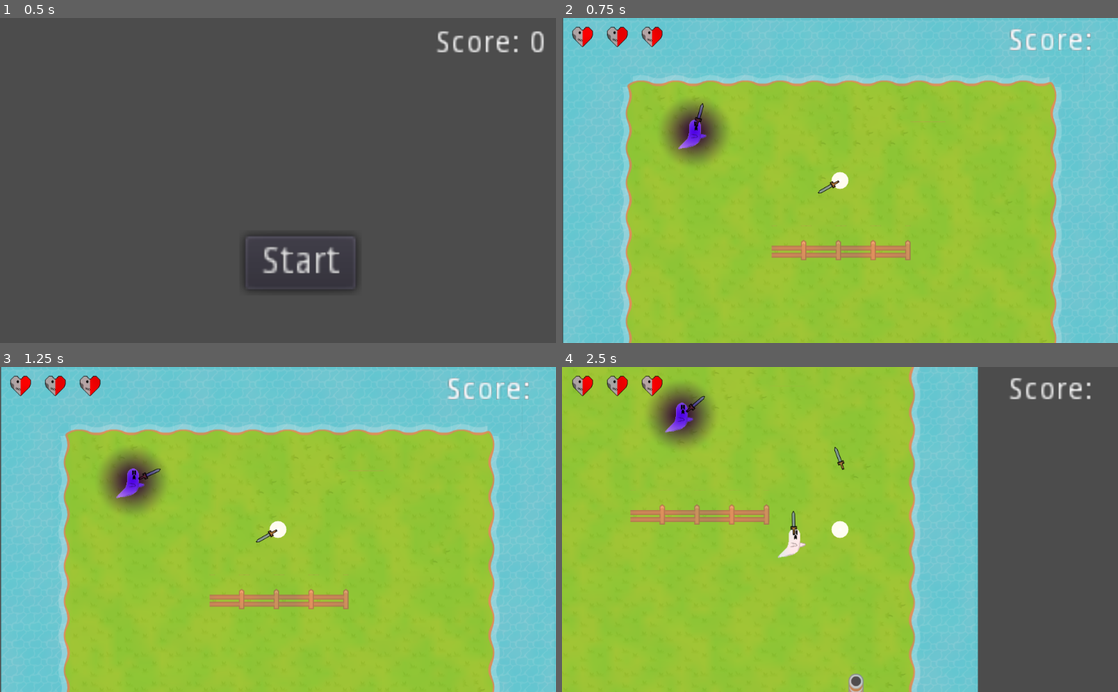
Above: before the commit, frames 1-4 (two rows, left to right).
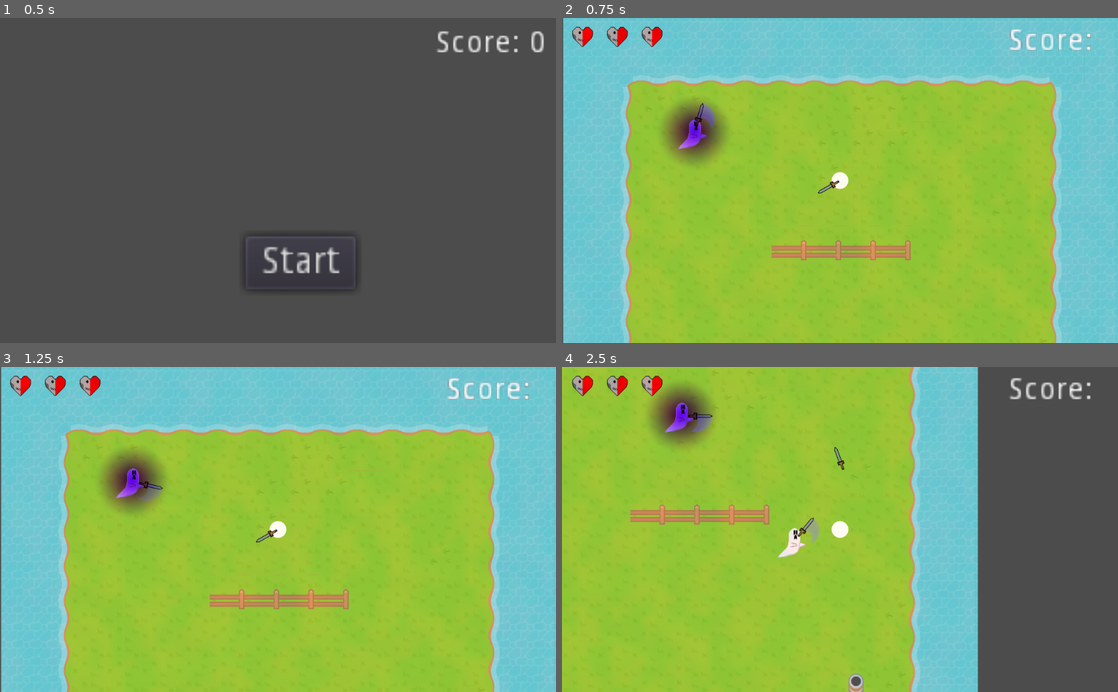
Above: after the commit, the same moments.

Repository: Abeardevil/half-dead-prince
Game: Godot game, scene res://src/levels/Level.tscn
Same seed, same stepped clock (60 frames per second), same inputs: the game is played once before the commit and once after it.
Inputs (mouse positions are in pixels of both pictures, inside the frame that each line leads up to):
- Up to frame 1 (0.5 s): no input
- Up to frame 2 (0.75 s): click "Start" at 0.5 s
- Up to frame 3 (1.25 s): no input
- Up to frame 4 (2.5 s): move the mouse to (962, 513) at 1.27 s; hold D (move_right) 1.28-2.03 s; click (962, 513) at 1.35 s; move the mouse to (728, 545) at 2.02 s; hold S (move_down) from 2.03 s (still down); tap Q (drop) at 2.1 s

Frame 1 is identical in both runs. In frame 2, 0.1% of the frame differs, in the area x 22-28%, y 26-39%; in frame 3, 0.2%; in frame 4, 0.4%, in the area x 22-47%, y 8-55%.

Commit message:
Tried fixing some slepy code and added a swipe animation

Diff:
--- a/src/actors/Actor.gd
+++ b/src/actors/Actor.gd
@@ -51,11 +51,10 @@
 
 func point_weapon():
 	if is_instance_valid(current_weapon):
-		var finalPos := Vector2.ZERO
+		var final_pos = Vector2.ZERO
 		var weapon_rotation = face_angle + (current_weapon.weapon_angle) * PI / 180
-		finalPos.x = cos(weapon_rotation) * arm_length
-		finalPos.y = sin(weapon_rotation) * arm_length
-		current_weapon.set_position(finalPos)
+		final_pos = Vector2(cos(weapon_rotation), sin(weapon_rotation)) * arm_length
+		current_weapon.set_position(final_pos)
 		current_weapon.rotation = weapon_rotation
 
 func pick_up_weapon(new_weapon : Weapon):
@@ -101,9 +100,11 @@
 	pass
 
 func take_damage():
-	print(heart_cnt)
 	heart_cnt -= 1
-	if heart_cnt <= 0:
+	if heart_cnt == 0:
+		current_weapon.visible = false
+		set_process(false)
+		set_physics_process(false)
 		if is_instance_valid($AnimationPlayer):
 			$AnimationPlayer.play("Death Poof")
 			yield($AnimationPlayer, "animation_finished")
--- a/src/actors/Player.gd
+++ b/src/actors/Player.gd
@@ -10,8 +10,6 @@
 signal player_shifting
 
 var use_boost := false
-var cut_off_velocity = 10
-var friction = 1
 
 func _ready():
 	pass
@@ -49,7 +47,7 @@
 	return Vector2(
 		Input.get_action_strength("move_right") - Input.get_action_strength("move_left"),
 		Input.get_action_strength("move_down") - Input.get_action_strength("move_up")
-	)
+	).normalized()
 
 func calculate_movement_velocity() -> Vector2:
 	var totalSpeed = speed * boost_percent / 100 if use_boost else speed
@@ -71,15 +69,5 @@
 		$Camera2D.zoom.x += zoom_amount
 		$Camera2D.zoom.y += zoom_amount
 
-func take_damage():
-	print(heart_cnt)
-	heart_cnt -= 1
-	if heart_cnt <= 0:
-		if is_instance_valid($AnimationPlayer):
-			$AnimationPlayer.play("Death Poof")
-			yield($AnimationPlayer, "animation_finished")
-		queue_free()
-	pass
-
 func _exit_tree():
 	Globals.game_running = false
--- a/src/actors/Wisp.gd
+++ b/src/actors/Wisp.gd
@@ -34,13 +34,8 @@
 	pass
 
 func take_damage():
-	print(heart_cnt)
-	heart_cnt -= 1
-	if heart_cnt <= 0:
+	.take_damage()
+	if heart_cnt == 0:
 		Globals.player_score += 1
-		Globals.spawn_new_wisp()
-		if is_instance_valid($AnimationPlayer):
-			$AnimationPlayer.play("Death Poof")
-			yield($AnimationPlayer, "animation_finished")
-		queue_free()
-	pass
+		if heart_cnt == 0:
+			Globals.spawn_new_wisp()
--- a/src/animations/sword_swing.tres
+++ b/src/animations/sword_swing.tres
@@ -1,4 +1,6 @@
-[gd_resource type="Animation" format=2]
+[gd_resource type="Animation" load_steps=2 format=2]
+
+[ext_resource path="res://assets/weapons/Swoosh.wav" type="AudioStream" id=1]
 
 [resource]
 resource_name = "Swing"
@@ -11,7 +13,7 @@
 tracks/0/imported = false
 tracks/0/enabled = true
 tracks/0/keys = {
-"times": PoolRealArray( 0, 0.1 ),
+"times": PoolRealArray( 0, 0.16 ),
 "transitions": PoolRealArray( 1, 1 ),
 "update": 0,
 "values": [ 75.0, -75.0 ]
@@ -23,8 +25,46 @@
 tracks/1/imported = false
 tracks/1/enabled = true
 tracks/1/keys = {
-"times": PoolRealArray( 0, 0.1 ),
+"times": PoolRealArray( 0, 0.16 ),
 "transitions": PoolRealArray( 1, 1 ),
 "update": 1,
 "values": [ true, false ]
 }
+tracks/2/type = "audio"
+tracks/2/path = NodePath("AudioStreamPlayer")
+tracks/2/interp = 1
+tracks/2/loop_wrap = true
+tracks/2/imported = false
+tracks/2/enabled = true
+tracks/2/keys = {
+"clips": [ {
+"end_offset": 0.0,
+"start_offset": 0.0,
+"stream": ExtResource( 1 )
+} ],
+"times": PoolRealArray( 0.04 )
+}
+tracks/3/type = "value"
+tracks/3/path = NodePath(".:rotation_degrees")
+tracks/3/interp = 1
+tracks/3/loop_wrap = true
+tracks/3/imported = false
+tracks/3/enabled = true
+tracks/3/keys = {
+"times": PoolRealArray( 0, 0.16, 0.6 ),
+"transitions": PoolRealArray( 1, 1, 1 ),
+"update": 0,
+"values": [ 75.0, -75.0, 0.0 ]
+}
+tracks/4/type = "value"
+tracks/4/path = NodePath("Sword_Swipe:modulate")
+tracks/4/interp = 1
+tracks/4/loop_wrap = true
+tracks/4/imported = false
+tracks/4/enabled = true
+tracks/4/keys = {
+"times": PoolRealArray( 0, 0.16, 0.32 ),
+"transitions": PoolRealArray( 1, 1, 1 ),
+"update": 0,
+"values": [ Color( 0.533333, 0.643137, 0.592157, 0 ), Color( 0.533333, 0.643137, 0.592157, 1 ), Color( 0.533333, 0.643137, 0.592157, 0 ) ]
+}
--- a/src/levels/Level.gd
+++ b/src/levels/Level.gd
@@ -21,6 +21,5 @@
 	elif !Globals.game_running && !$Button.visible:
 		$Button.visible = true
 		$ScoreDisplay.visible = true
-
 		game_instance.queue_free()
 	pass
--- /dev/null
+++ b/src/ui/Main_Menu.tscn
@@ -0,0 +1,69 @@
+[gd_scene load_steps=2 format=2]
+
+[sub_resource type="StyleBoxFlat" id=1]
+
+[node name="Main_Menu" type="CenterContainer"]
+anchor_right = 1.0
+anchor_bottom = 1.0
+grow_horizontal = 2
+grow_vertical = 2
+__meta__ = {
+"_edit_use_anchors_": false
+}
+
+[node name="Camera2D" type="Camera2D" parent="."]
+position = Vector2( 511.994, 299.961 )
+
+[node name="PanelContainer" type="PanelContainer" parent="."]
+margin_left = 488.0
+margin_top = 250.0
+margin_right = 535.0
+margin_bottom = 350.0
+grow_horizontal = 2
+grow_vertical = 2
+custom_styles/panel = SubResource( 1 )
+
+[node name="ButtonContainer" type="VBoxContainer" parent="PanelContainer"]
+margin_right = 47.0
+margin_bottom = 100.0
+custom_constants/separation = 20
+alignment = 1
+__meta__ = {
+"_edit_use_anchors_": false
+}
+
+[node name="CenterContainer" type="CenterContainer" parent="PanelContainer/ButtonContainer"]
+margin_right = 47.0
+margin_bottom = 20.0
+
+[node name="MarginContainer" type="MarginContainer" parent="PanelContainer/ButtonContainer/CenterContainer"]
+margin_right = 47.0
+margin_bottom = 20.0
+
+[node name="Button" type="Button" parent="PanelContainer/ButtonContainer/CenterContainer/MarginContainer"]
+margin_right = 47.0
+margin_bottom = 20.0
+text = "Start?"
+__meta__ = {
+"_edit_use_anchors_": false
+}
+
+[node name="CenterContainer2" type="CenterContainer" parent="PanelContainer/ButtonContainer"]
+margin_top = 40.0
+margin_right = 47.0
+margin_bottom = 60.0
+
+[node name="Button" type="Button" parent="PanelContainer/ButtonContainer/CenterContainer2"]
+margin_right = 47.0
+margin_bottom = 20.0
+text = "Start?"
+
+[node name="CenterContainer3" type="CenterContainer" parent="PanelContainer/ButtonContainer"]
+margin_top = 80.0
+margin_right = 47.0
+margin_bottom = 100.0
+
+[node name="Button" type="Button" parent="PanelContainer/ButtonContainer/CenterContainer3"]
+margin_right = 47.0
+margin_bottom = 20.0
+text = "Start?"
--- a/src/weapons/Sword.tscn
+++ b/src/weapons/Sword.tscn
@@ -1,8 +1,10 @@
-[gd_scene load_steps=4 format=2]
+[gd_scene load_steps=6 format=2]
 
 [ext_resource path="res://src/weapons/Sword.gd" type="Script" id=1]
 [ext_resource path="res://assets/weapons/sword.png" type="Texture" id=2]
 [ext_resource path="res://src/animations/sword_swing.tres" type="Animation" id=3]
+[ext_resource path="res://assets/weapons/Swoosh.wav" type="AudioStream" id=4]
+[ext_resource path="res://assets/weapons/Sword_Swipe.png" type="Texture" id=5]
 
 [node name="Sword" type="Area2D" groups=[
 "weapon",
@@ -12,15 +14,20 @@
 collision_mask = 0
 script = ExtResource( 1 )
 angle_to_side = 75.0
-weapon_angle = 15.0
+weapon_angle = -75.0
 impact = 100.0
-has_hit_box = true
 
 [node name="CollisionPolygon2D" type="CollisionPolygon2D" parent="."]
 position = Vector2( -7.21434, 0.0609607 )
 rotation = 1.5708
 scale = Vector2( 0.106915, -0.158501 )
 polygon = PoolVector2Array( -18.8625, 34.322, -17.5999, 183.26, -0.344378, 204.825, 20.2782, 185.127, 19.4364, 32.983 )
+
+[node name="Sword_Swipe" type="Sprite" parent="."]
+modulate = Color( 0.533333, 0.643137, 0.592157, 0 )
+position = Vector2( 15.25, 27.25 )
+rotation = 1.5708
+texture = ExtResource( 5 )
 
 [node name="sword" type="Sprite" parent="."]
 position = Vector2( 2.39455, -1.00655 )
@@ -30,3 +37,7 @@
 
 [node name="AnimationPlayer" type="AnimationPlayer" parent="."]
 anims/Swing = ExtResource( 3 )
+
+[node name="AudioStreamPlayer" type="AudioStreamPlayer" parent="."]
+stream = ExtResource( 4 )
+volume_db = -15.0
Not shown, added: assets/weapons/Swoosh.wav.import
Binary file added: assets/weapons/Sword_Swipe.png
Not shown, added: assets/weapons/Sword_Swipe.png.import
Binary file added: assets/weapons/sword_swoosh.png
Not shown, added: assets/weapons/sword_swoosh.png.import
Not shown, added: assets/weapons/Swoosh.wav
